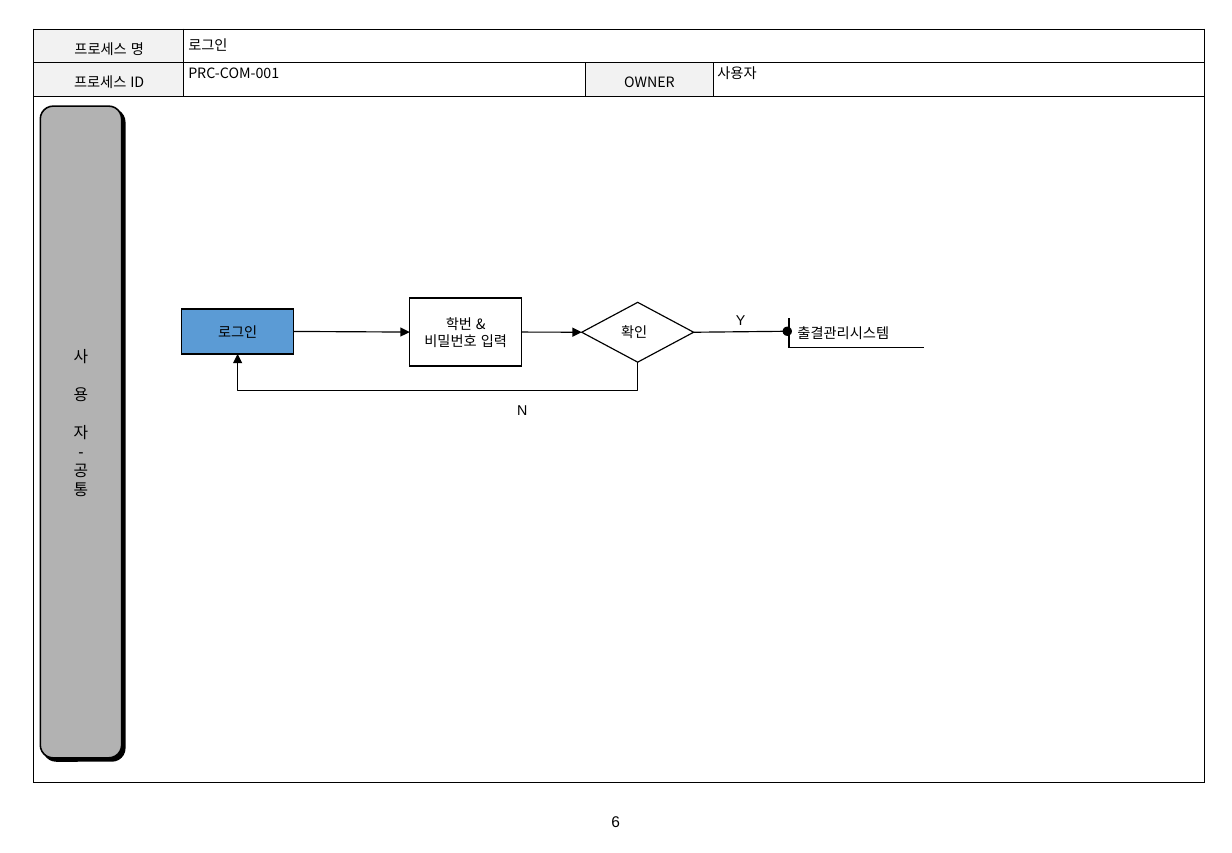
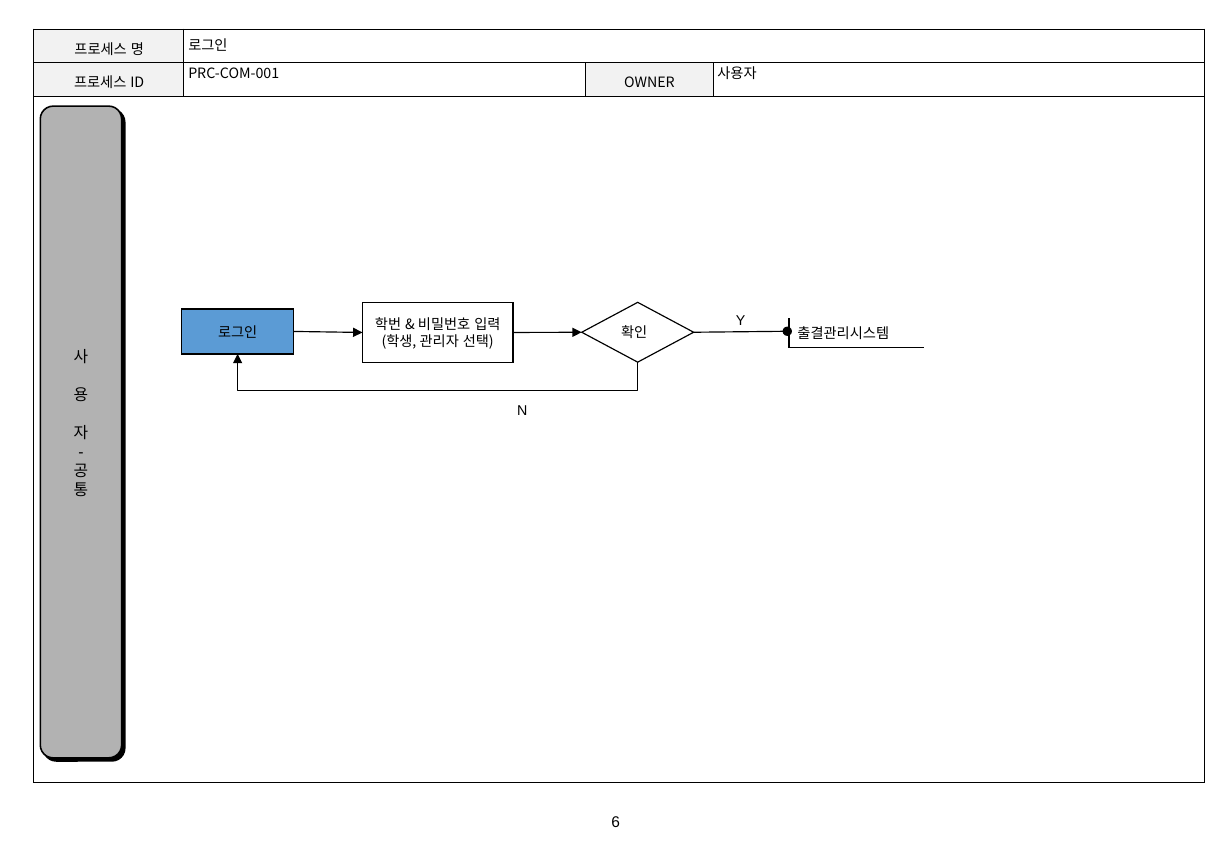
Before and after one commit to lgt9875/Idino-Project, a slide deck: slide 6 of 2_프로세스정의서_v1.0.pptx. Drawn at 1232x853 pixels with LibreOffice and Linux fonts; fonts in the diff are those of the drawing; background and template pictures are left out. Boxes give left, top, right and bottom in pixels: in the first picture for what was removed or moved away, otherwise in the second. Text is boxed around its words. In the diff, an @@ line names an element or a change of style, - is before the commit and + after.

```diff
--- a/2_프로세스정의서_v1.0.pptx
+++ b/2_프로세스정의서_v1.0.pptx
@@ rectangle "학번 & 비밀번호 입력": place and size @@
-rectangle "학번 & 비밀번호 입력" at [410, 298, 521, 366]
+rectangle "학번 & 비밀번호 입력" at [363, 303, 513, 363]
@@ arrow moved from (293, 331) - (410, 332) to (293, 331) - (363, 332) @@
@@ text in rectangle at [382, 334, 494, 349]: paragraph added @@
+(학생, 관리자 선택)
@@ arrow moved from (522, 332) - (582, 332) to (513, 332) - (582, 332) @@
```
Also in this commit, not shown: 3 other slides changed, 4 other files.
